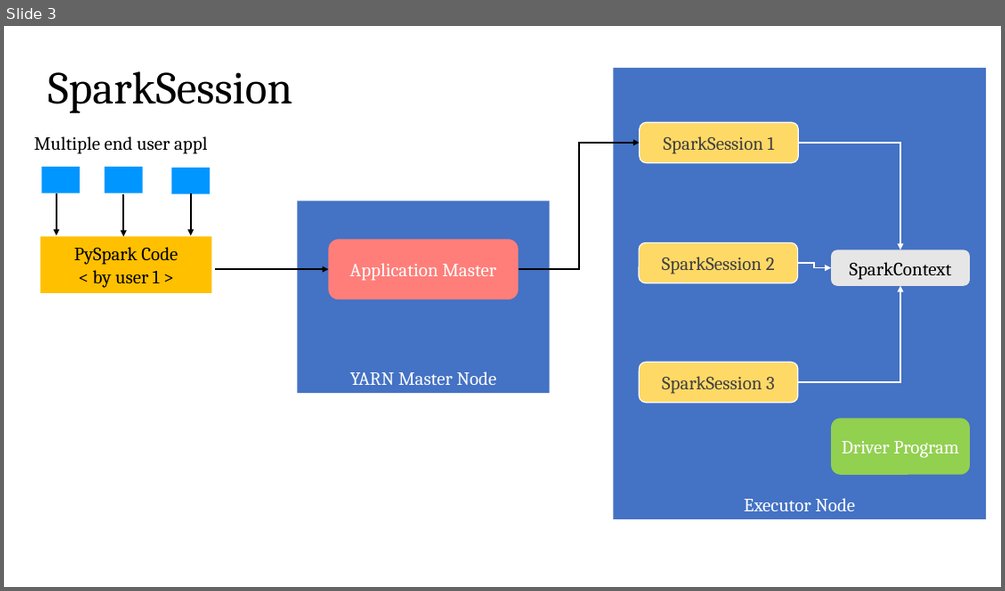
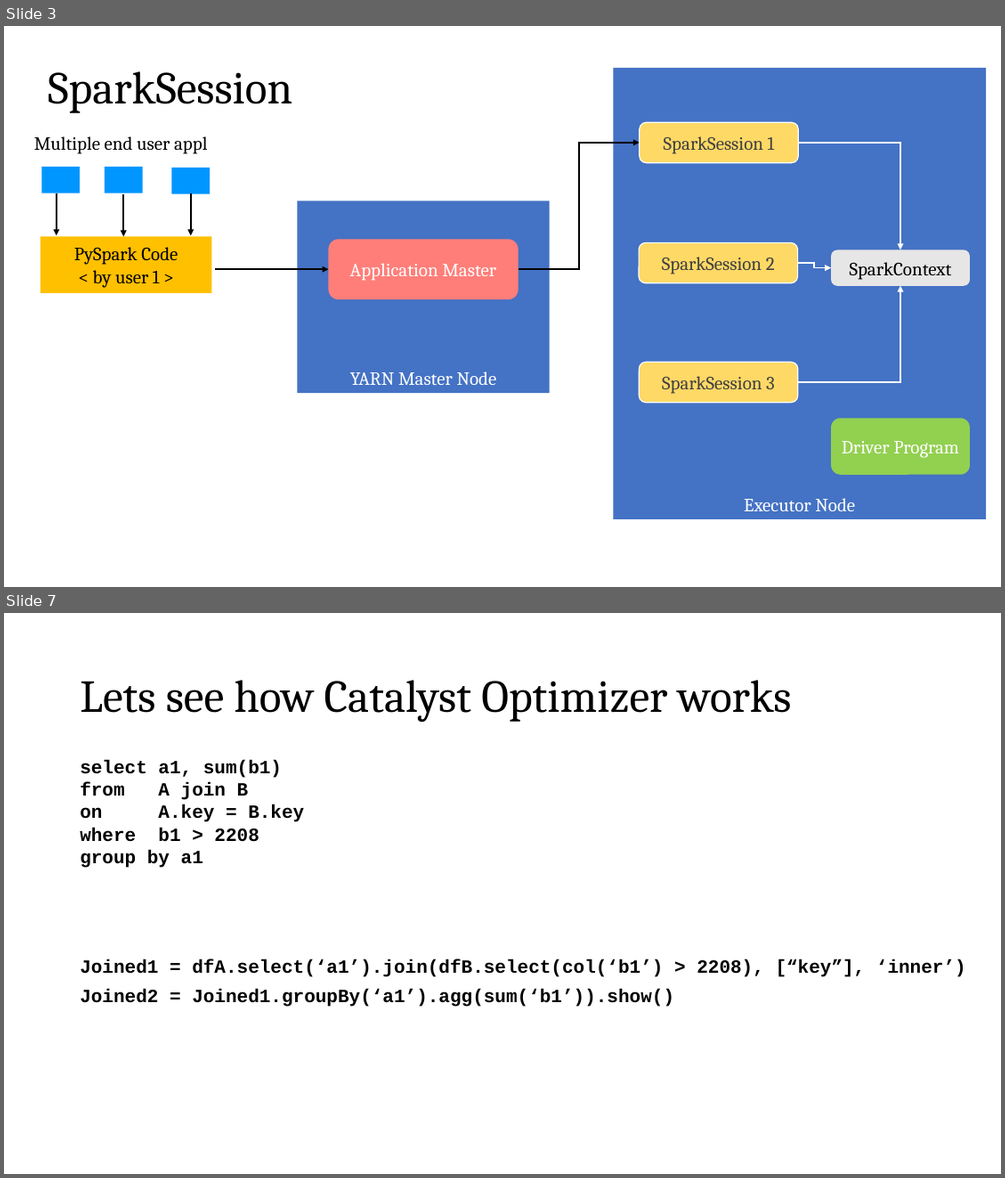
Before and after one commit to deep-cloud2208/PySparkCodes, a slide deck: Partitioning & SparkContext.pptx. Shown one above the other, each under a label of ours: slide 3 before the commit, slides 3 and 7 after it; the slides between them are not shown. The pictures are 1005x591 and 1005x1178 pixels, drawn with LibreOffice and Linux fonts; fonts in the diff are those of the drawing. Boxes give left, top, right and bottom in pixels: in the first picture for what was removed or moved away, otherwise in the second. Text is boxed around its words. In the diff, an @@ line names an element or a change of style, - is before the commit and + after.

```diff
--- a/Partitioning & SparkContext.pptx
+++ b/Partitioning & SparkContext.pptx
@@ slide 7 added at (4,613,1001,1174), background #FFFFFF @@
@@ title added at (80,680,792,722), 44 pt, text #000000 @@
+Lets see how Catalyst Optimizer works
@@ text added at (80,760,304,868), 18 pt, text #000000, bold @@
+select a1, sum(b1)
+from A join B
+on A.key = B.key
+where b1 > 2208
+group by a1
@@ text added at (80,959,966,1006), 18 pt, text #000000, bold @@
+Joined1 = dfA.select(‘a1’).join(dfB.select(col(‘b1’) > 2208), [“key”], ‘inner’)
+Joined2 = Joined1.groupBy(‘a1’).agg(sum(‘b1’)).show()
```
Also in this commit, not shown: 1 slide changed, 4 other slides added, 2 other files.
